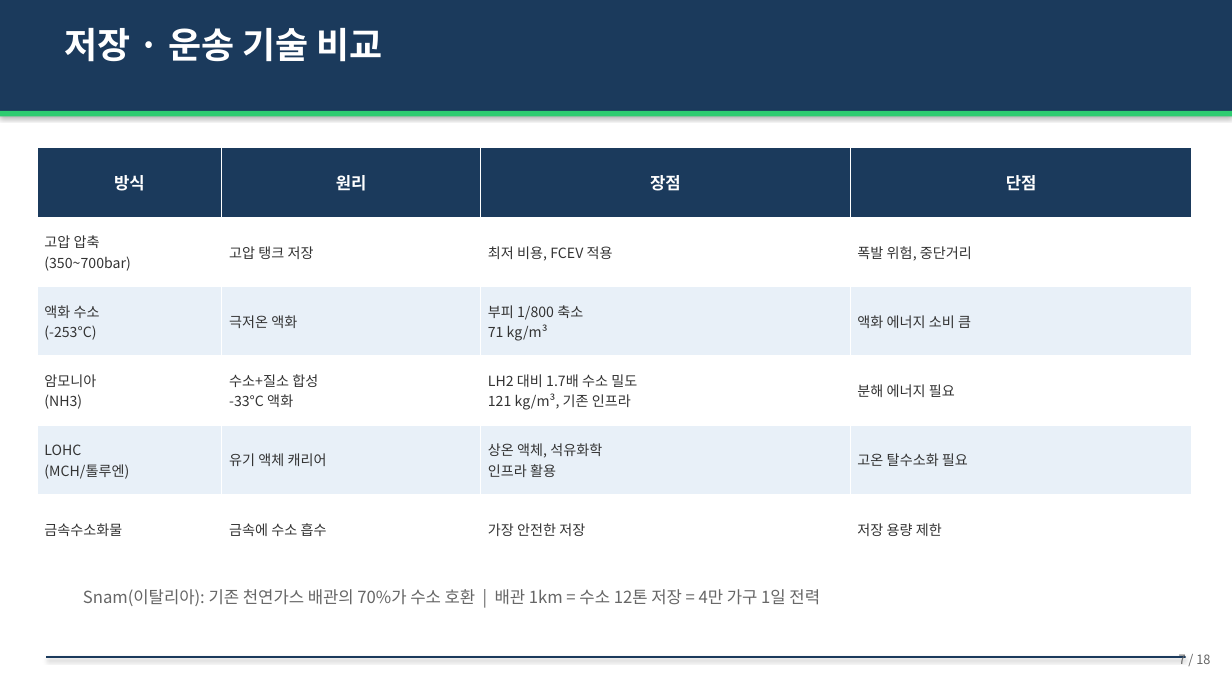
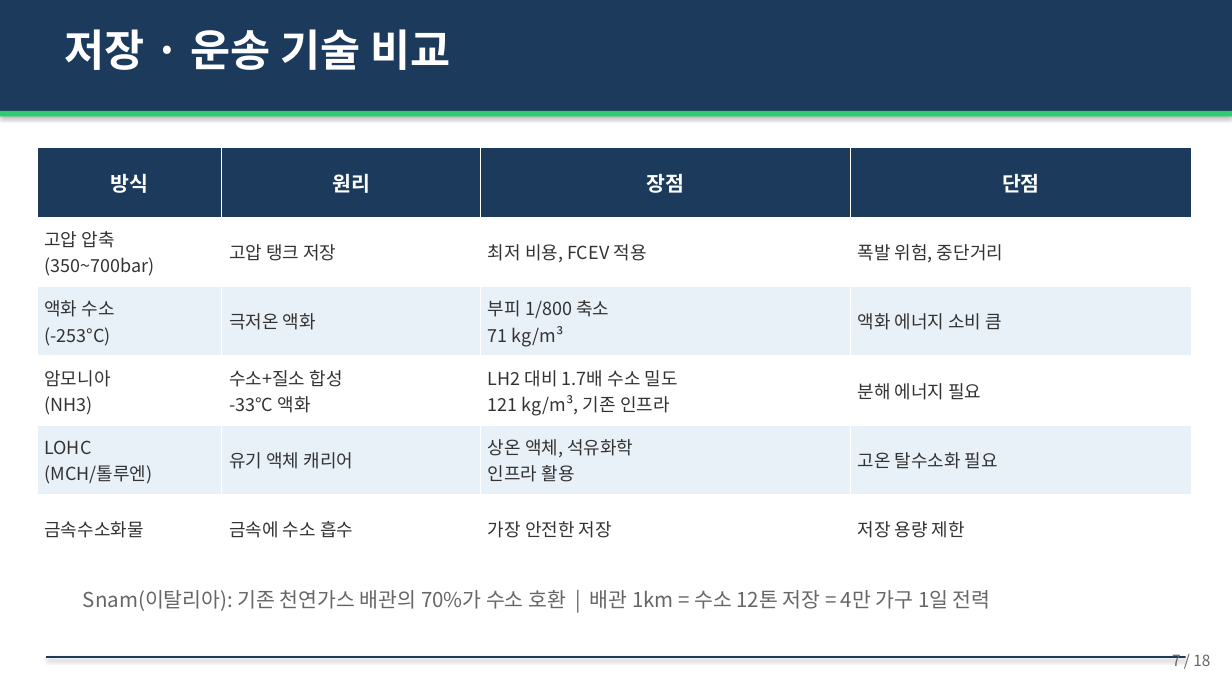
Before and after one commit to hpark1947/Hydrogen, a slide deck: slide 7 of Prompts/수소에너지_발표자료.pptx. Drawn at 1232x693 pixels with LibreOffice and Linux fonts; fonts in the diff are those of the drawing. Boxes give left, top, right and bottom in pixels: in the first picture for what was removed or moved away, otherwise in the second. Text is boxed around its words. In the diff, an @@ line names an element or a change of style, - is before the commit and + after.

```diff
--- a/Prompts/수소에너지_발표자료.pptx
+++ b/Prompts/수소에너지_발표자료.pptx
@@ text "저장 · 운송 기술 비교" at (64,29,450,70): size 28 to 34 pt @@
@@ table at (37,148,1192,564) @@
@@ size 13 to 16 pt in "방식", "원리", "장점", "단점" @@
@@ size 11 to 14 pt @@
@@ text "Snam(이탈리아): 기존 천연가스 배관의 70%가 ..." at (83,590,991,611): size 13 to 16 pt @@
@@ text "7 / 18" at (1172,654,1210,666): size 10 to 12 pt @@
```
Also in this commit, not shown: 17 other slides changed, 1 other file.
